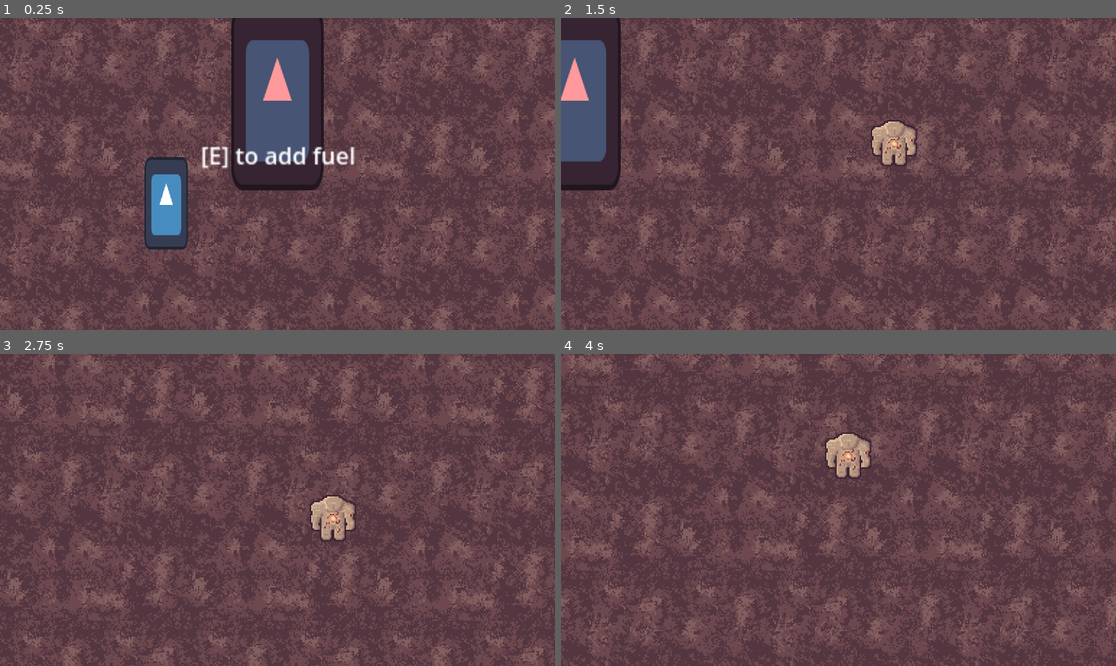
Above: before the commit, frames 1-4 (two rows, left to right).
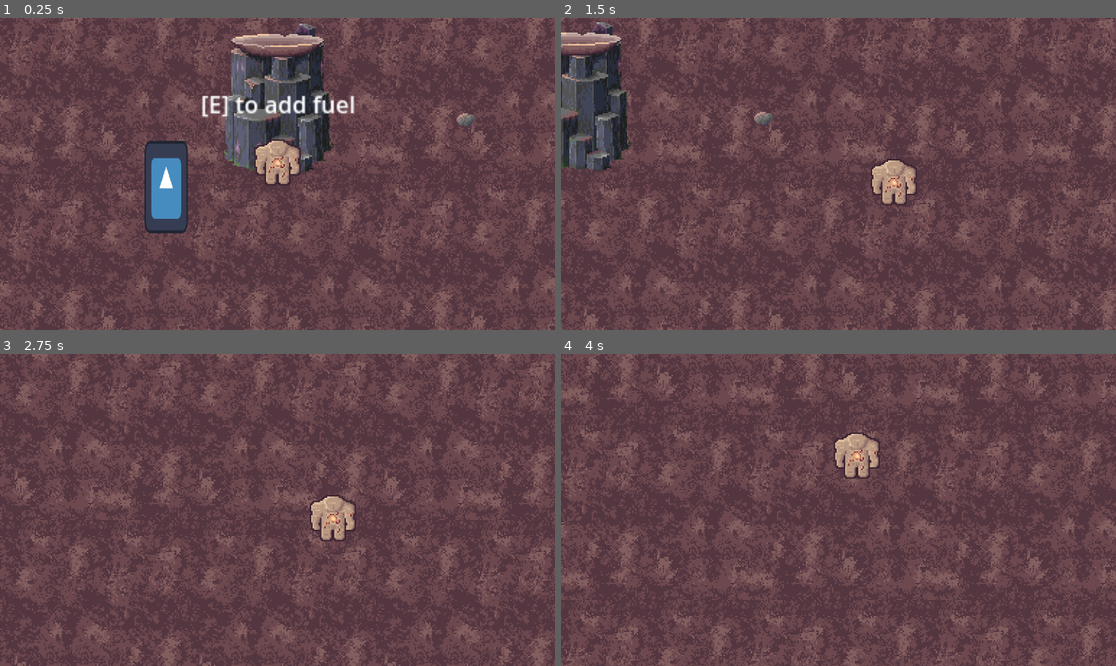
Above: after the commit, the same moments.

Repository: ShadowDragon5/eclipse
Game: Godot game, scene res://scenes/world.tscn
Same seed, same stepped clock (60 frames per second), same inputs: the game is played once before the commit and once after it. The engine's default icon, where the game draws it, is replaced by a stand-in: a white triangle on a blue panel in a dark square.
Inputs (mouse positions are in pixels of both pictures, inside the frame that each line leads up to):
- Up to frame 1 (0.25 s): no input
- Up to frame 2 (1.5 s): tap Enter at 0.5 s; move the mouse to (960, 158) at 0.52 s; hold Right (ui_right) 0.53-1.28 s; hold E (interact) 0.53-1.28 s; click (960, 158) at 0.67 s; move the mouse to (727, 189) at 1.27 s; hold Down (ui_down) from 1.28 s (still down); tap E (interact) at 1.35 s
- Up to frame 3 (2.75 s): move the mouse to (333, 441) at 2.02 s; release Down (ui_down) at 2.03 s; hold Right (ui_right) from 2.03 s (still down); hold E (interact) from 2.03 s (still down)
- Up to frame 4 (4 s): move the mouse to (810, 572) at 2.77 s; release Right (ui_right) at 2.78 s; release E (interact) at 2.78 s; hold Up (ui_up) 2.78-3.53 s; tap E (interact) at 2.85 s; click (810, 572) at 2.92 s; move the mouse to (1005, 556) at 3.52 s; hold Left (ui_left) from 3.53 s (still down); hold E (interact) from 3.53 s (still down)

The runs differ from the first frame. In frame 1, 40% of the frame differs, in the area x 0-100%, y 0-100%; in frame 2, 37%; in frame 3, 34%; in frame 4, 39%.

Commit message:
Add brazier and pebble sprites; fix ysorting

Diff:
--- a/interactioin/InteractionManager.tscn
+++ b/interactioin/InteractionManager.tscn
@@ -1,6 +1,6 @@
 [gd_scene load_steps=2 format=3 uid="uid://cp7e41md3p4ca"]
 
-[ext_resource type="Script" path="res://scripts/InteractionManager.gd" id="1_xxwnt"]
+[ext_resource type="Script" path="res://scripts/interaction_manager.gd" id="1_xxwnt"]
 
 [node name="InteractionManager" type="Node2D"]
 script = ExtResource("1_xxwnt")
--- a/scenes/brazier.tscn
+++ /dev/null
@@ -1,36 +0,0 @@
-[gd_scene load_steps=6 format=3 uid="uid://ctgdttjc0ga8d"]
-
-[ext_resource type="Script" path="res://scripts/brazier.gd" id="1_6hvt1"]
-[ext_resource type="Texture2D" uid="uid://ckhfn3lthiwcg" path="res://icon.svg" id="1_a500k"]
-[ext_resource type="PackedScene" uid="uid://dnm3rhrapnk6r" path="res://interactioin/interaction area/interaction_area.tscn" id="2_3retb"]
-
-[sub_resource type="CircleShape2D" id="CircleShape2D_i2egw"]
-radius = 33.0151
-
-[sub_resource type="CircleShape2D" id="CircleShape2D_gtl83"]
-radius = 64.0
-
-[node name="Brazier" type="StaticBody2D"]
-script = ExtResource("1_6hvt1")
-
-[node name="Sprite2D" type="Sprite2D" parent="."]
-modulate = Color(1, 0.6, 0.606667, 1)
-position = Vector2(0, -64)
-scale = Vector2(0.5, 1)
-texture = ExtResource("1_a500k")
-
-[node name="CollisionShape2D" type="CollisionShape2D" parent="."]
-shape = SubResource("CircleShape2D_i2egw")
-
-[node name="Timer" type="Timer" parent="."]
-process_callback = 0
-wait_time = 300.0
-one_shot = true
-
-[node name="InteractionArea" parent="." instance=ExtResource("2_3retb")]
-action_name = "add fuel"
-
-[node name="CollisionShape2D" type="CollisionShape2D" parent="InteractionArea"]
-shape = SubResource("CircleShape2D_gtl83")
-
-[connection signal="timeout" from="Timer" to="." method="_on_timer_timeout"]
--- /dev/null
+++ b/scenes/objects/brazier.tscn
@@ -0,0 +1,61 @@
+[gd_scene load_steps=6 format=3 uid="uid://ctgdttjc0ga8d"]
+
+[ext_resource type="Script" path="res://scripts/brazier.gd" id="1_6hvt1"]
+[ext_resource type="PackedScene" uid="uid://dnm3rhrapnk6r" path="res://interactioin/interaction area/interaction_area.tscn" id="2_3retb"]
+[ext_resource type="Texture2D" uid="uid://cmilbvg61dnfy" path="res://assets/sprites/brazier.png" id="2_6vhlp"]
+
+[sub_resource type="CapsuleShape2D" id="CapsuleShape2D_f8ort"]
+radius = 24.0
+height = 76.0
+
+[sub_resource type="CircleShape2D" id="CircleShape2D_gtl83"]
+radius = 64.0
+
+[node name="Brazier" type="StaticBody2D"]
+y_sort_enabled = true
+script = ExtResource("1_6hvt1")
+
+[node name="Sprite2D" type="Sprite2D" parent="."]
+texture_filter = 1
+position = Vector2(2.08165e-12, -24)
+texture = ExtResource("2_6vhlp")
+offset = Vector2(2.08165e-12, -32)
+metadata/_aseprite_wizard_config_ = {
+"i_mode": 1,
+"keep_anim_length": false,
+"layer": "",
+"o_ex_p": "",
+"o_folder": "res://assets/sprites",
+"o_name": "",
+"only_visible": true,
+"player": "",
+"slice": "",
+"source": "res://assets/aseprite/brazier.aseprite"
+}
+metadata/_aseprite_wizard_interface_config_ = {
+"layer_section": true,
+"output_section": true,
+"slice_section": false
+}
+metadata/_aseprite_wizard_source_file_hash_ = "99c19f38ed497a0985aabd088dd22b5a"
+
+[node name="CollisionShape2D" type="CollisionShape2D" parent="."]
+position = Vector2(7.10543e-15, -24)
+rotation = -1.5708
+shape = SubResource("CapsuleShape2D_f8ort")
+
+[node name="Timer" type="Timer" parent="."]
+process_callback = 0
+wait_time = 300.0
+one_shot = true
+
+[node name="InteractionArea" parent="." instance=ExtResource("2_3retb")]
+position = Vector2(0, -24)
+action_name = "add fuel"
+
+[node name="CollisionShape2D" type="CollisionShape2D" parent="InteractionArea"]
+visible = false
+position = Vector2(2.08165e-12, 2.08165e-12)
+shape = SubResource("CircleShape2D_gtl83")
+
+[connection signal="timeout" from="Timer" to="." method="_on_timer_timeout"]
--- /dev/null
+++ b/scenes/objects/pebble.tscn
@@ -0,0 +1,35 @@
+[gd_scene load_steps=4 format=3 uid="uid://wlg4ld0bvmkq"]
+
+[ext_resource type="Texture2D" uid="uid://04udyqemrcsj" path="res://assets/sprites/pebbles.png" id="1_5pdhb"]
+[ext_resource type="Script" path="res://scripts/pebble.gd" id="1_yaf5h"]
+
+[sub_resource type="AtlasTexture" id="AtlasTexture_by4vw"]
+atlas = ExtResource("1_5pdhb")
+region = Rect2(16, 0, 16, 16)
+
+[node name="Pebble" type="Node2D"]
+y_sort_enabled = true
+script = ExtResource("1_yaf5h")
+
+[node name="Sprite2D" type="Sprite2D" parent="."]
+texture_filter = 1
+position = Vector2(2.08165e-12, -8)
+texture = SubResource("AtlasTexture_by4vw")
+metadata/_aseprite_wizard_config_ = {
+"i_mode": 1,
+"keep_anim_length": false,
+"layer": "",
+"o_ex_p": "",
+"o_folder": "res://assets/sprites",
+"o_name": "",
+"only_visible": false,
+"player": "",
+"slice": "pebble2",
+"source": "res://assets/aseprite/pebbles.aseprite"
+}
+metadata/_aseprite_wizard_interface_config_ = {
+"layer_section": false,
+"output_section": true,
+"slice_section": true
+}
+metadata/_aseprite_wizard_source_file_hash_ = "295e6354c7e79a99551a2ddfddbfa685"
--- a/scenes/objects/player.tscn
+++ b/scenes/objects/player.tscn
@@ -8,13 +8,15 @@
 height = 32.0
 
 [node name="player" type="CharacterBody2D" groups=["player"]]
+y_sort_enabled = true
 collision_layer = 2
 script = ExtResource("1_h3a73")
 
 [node name="Sprite2D" type="Sprite2D" parent="."]
 texture_filter = 1
-position = Vector2(0, -16)
+position = Vector2(2.08165e-12, -8)
 texture = ExtResource("1_nl0nw")
+offset = Vector2(2.08165e-12, -8)
 metadata/_aseprite_wizard_config_ = {
 "i_mode": 1,
 "keep_anim_length": false,
--- a/scenes/world.tscn
+++ b/scenes/world.tscn
@@ -1,16 +1,11 @@
-[gd_scene load_steps=10 format=3 uid="uid://dweclt0lai76f"]
+[gd_scene load_steps=9 format=3 uid="uid://dweclt0lai76f"]
 
 [ext_resource type="PackedScene" uid="uid://do75wfv0w21ve" path="res://scenes/objects/player.tscn" id="1_s6c5f"]
-[ext_resource type="PackedScene" uid="uid://b1wregi0mcmvb" path="res://scenes/dead_tree.tscn" id="2_p4q78"]
-[ext_resource type="PackedScene" uid="uid://ctgdttjc0ga8d" path="res://scenes/brazier.tscn" id="3_0hyf1"]
-[ext_resource type="Texture2D" path="res://assets/sprites/background.png" id="4_5u4fr"]
-[ext_resource type="Script" path="res://scripts/Background.gd" id="5_kiald"]
-
-[sub_resource type="WorldBoundaryShape2D" id="WorldBoundaryShape2D_hk4ig"]
-distance = -1.0
-
-[sub_resource type="WorldBoundaryShape2D" id="WorldBoundaryShape2D_yit4r"]
-normal = Vector2(2.08165e-12, 1)
+[ext_resource type="PackedScene" uid="uid://b1wregi0mcmvb" path="res://scenes/objects/dead_tree.tscn" id="2_p4q78"]
+[ext_resource type="PackedScene" uid="uid://ctgdttjc0ga8d" path="res://scenes/objects/brazier.tscn" id="3_0hyf1"]
+[ext_resource type="Texture2D" uid="uid://bjyn7wv0tx6uh" path="res://assets/sprites/background.png" id="4_5u4fr"]
+[ext_resource type="Script" path="res://scripts/background.gd" id="5_kiald"]
+[ext_resource type="PackedScene" uid="uid://wlg4ld0bvmkq" path="res://scenes/objects/pebble.tscn" id="6_2oify"]
 
 [sub_resource type="TileSetAtlasSource" id="TileSetAtlasSource_ra1yg"]
 texture = ExtResource("4_5u4fr")
@@ -37,25 +32,13 @@
 sources/0 = SubResource("TileSetAtlasSource_ra1yg")
 
 [node name="World" type="Node2D"]
+y_sort_enabled = true
 texture_filter = 1
 
 [node name="player" parent="." instance=ExtResource("1_s6c5f")]
 max_speed = 300
 accel = 700
 friction = 750
-
-[node name="StaticBody2D" type="StaticBody2D" parent="."]
-position = Vector2(0, 200)
-
-[node name="CollisionShape2D" type="CollisionShape2D" parent="StaticBody2D"]
-position = Vector2(2.08165e-12, 2.08165e-12)
-shape = SubResource("WorldBoundaryShape2D_hk4ig")
-
-[node name="StaticBody2D3" type="StaticBody2D" parent="."]
-position = Vector2(0, -200)
-
-[node name="CollisionShape2D" type="CollisionShape2D" parent="StaticBody2D3"]
-shape = SubResource("WorldBoundaryShape2D_yit4r")
 
 [node name="dead_tree" parent="." instance=ExtResource("2_p4q78")]
 position = Vector2(-77, 41)
@@ -74,3 +57,6 @@
 layer_1/name = "2"
 layer_1/tile_data = PackedInt32Array()
 script = ExtResource("5_kiald")
+
+[node name="Pebble" parent="." instance=ExtResource("6_2oify")]
+position = Vector2(130, -33)
--- a/scripts/dead_tree.gd
+++ b/scripts/dead_tree.gd
@@ -4,7 +4,7 @@
 @export var max_branches = 6
 var branches_dropped = 0
 
-var branch = preload("res://scenes/branch_collectable.tscn")
+var branch = preload("res://scenes/objects/branch_collectable.tscn")
 
 
 func _ready():
--- /dev/null
+++ b/scripts/pebble.gd
@@ -0,0 +1,12 @@
+extends Node2D
+
+@onready var sprite_2d = $Sprite2D
+
+# Called when the node enters the scene tree for the first time.
+func _ready():
+	pass
+
+
+# Called every frame. 'delta' is the elapsed time since the previous frame.
+func _process(delta):
+	pass
Binary file added: assets/aseprite/brazier.aseprite
Not shown, added: assets/aseprite/brazier.aseprite.import
Binary file added: assets/aseprite/pebbles.aseprite
Not shown, added: assets/aseprite/pebbles.aseprite.import
Binary file added: assets/sprites/brazier.png
Not shown, added: assets/sprites/brazier.png.import
Binary file added: assets/sprites/pebbles.png
Not shown, added: assets/sprites/pebbles.png.import
Not shown: 1 places in scenes/objects/branch_collectable.tscn that only renumber resources
Renamed: scenes/dead_tree.tscn -> scenes/objects/dead_tree.tscn
Renamed: scripts/Background.gd -> scripts/background.gd
Renamed: scripts/InteractionManager.gd -> scripts/interaction_manager.gd
